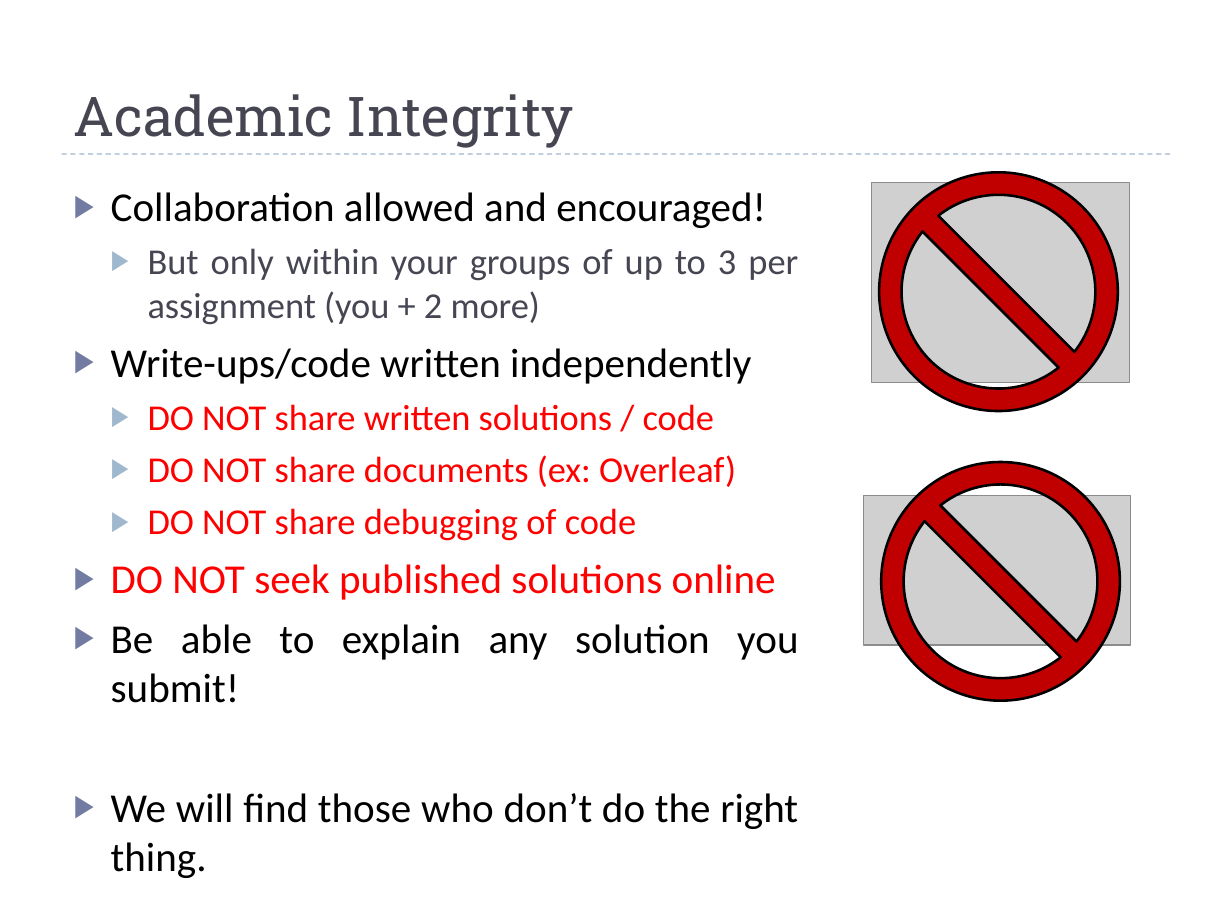
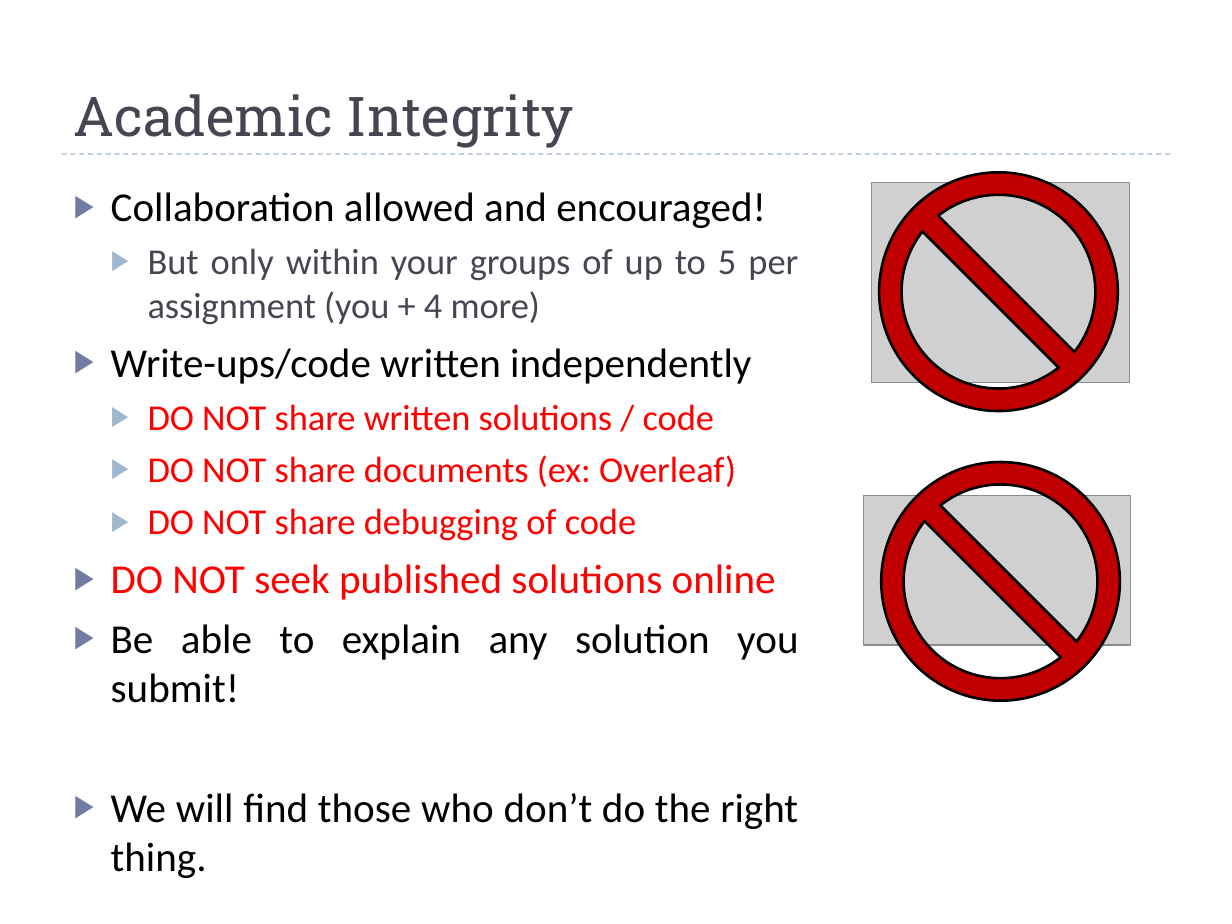
Before and after one commit to uva-cs/cs4102-f21, a slide deck: slide 29 of slides/courseintroduction.pptx. Drawn at 1232x924 pixels with LibreOffice and Linux fonts; fonts in the diff are those of the drawing; grey boxes stand for pictures. Boxes give left, top, right and bottom in pixels: in the first picture for what was removed or moved away, otherwise in the second. Text is boxed around its words. In the diff, an @@ line names an element or a change of style, - is before the commit and + after.

```diff
--- a/slides/courseintroduction.pptx
+++ b/slides/courseintroduction.pptx
@@ text at (148,248,798,325): text changed @@
-  ▶ But only within your groups of up to 3 per assignment (you + 2 more)
+  ▶ But only within your groups of up to 5 per assignment (you + 4 more)
```
Also in this commit, not shown: 2 other slides changed, 2 other files.
